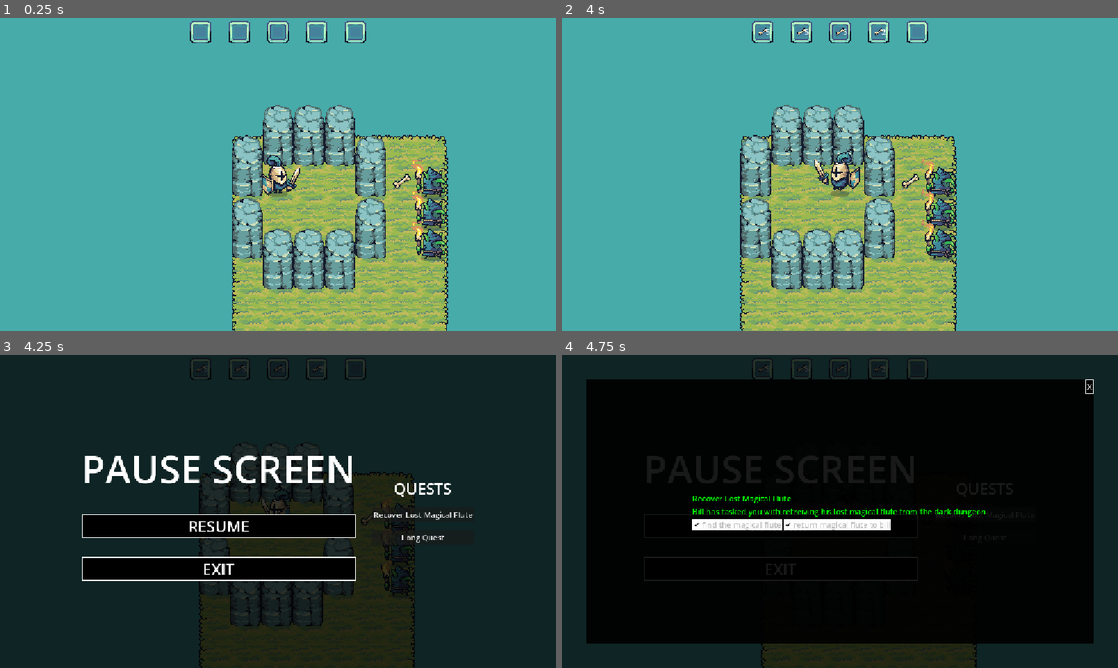
Above: before the commit, frames 1-4 (two rows, left to right).
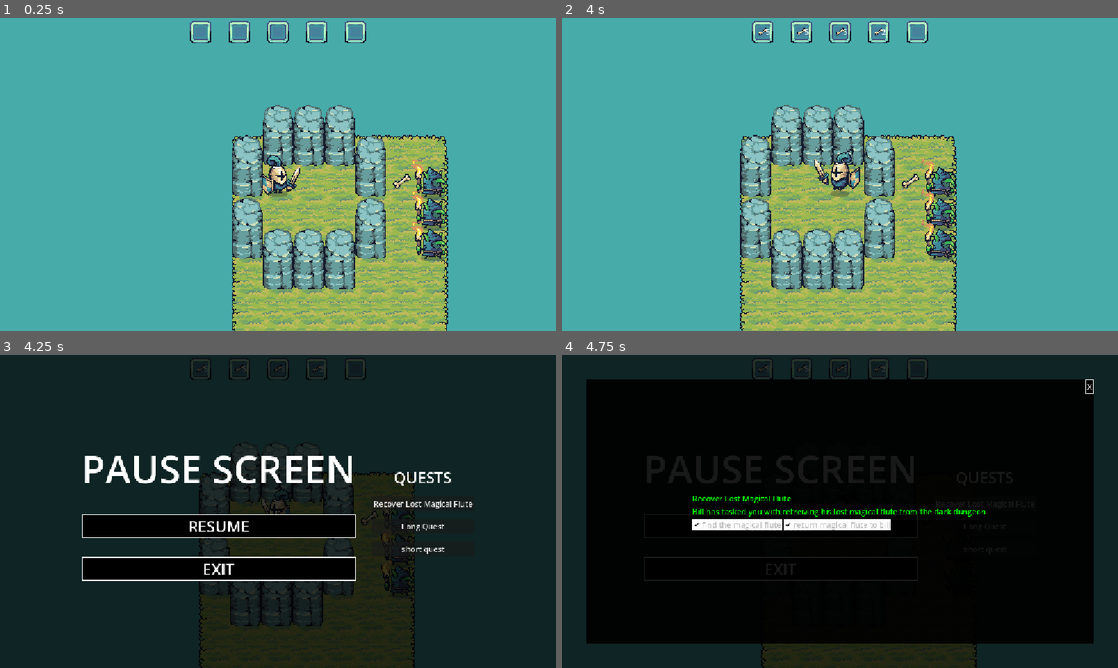
Above: after the commit, the same moments.

Repository: EvilSnowflake/Doctoral
Game: Godot game, scene res://scenes/stage.tscn
Same seed, same stepped clock (60 frames per second), same inputs: the game is played once before the commit and once after it.
Inputs (mouse positions are in pixels of both pictures, inside the frame that each line leads up to):
- Up to frame 1 (0.25 s): no input
- Up to frame 2 (4 s): move the mouse to (962, 158) at 0.52 s; hold D (Right) 0.53-1.28 s; hold J (test) 0.53-1.28 s; click (962, 158) at 0.67 s; move the mouse to (728, 190) at 1.27 s; hold S (Down) 1.28-2.03 s; tap Space (Interact) at 1.35, 3.6 s; tap J (test) at 1.55, 2.85 s; move the mouse to (895, 105) at 2.02 s; hold D (Right) 2.03-2.78 s; hold J (test) 2.03-2.78 s; move the mouse to (812, 237) at 2.77 s; hold W (Up) 2.78-3.53 s; click (812, 237) at 2.92 s; move the mouse to (1006, 221) at 3.52 s; hold A (Left) from 3.53 s (still down); hold J (test) from 3.53 s (still down)
- Up to frame 3 (4.25 s): keep holding A (Left); keep holding J (test); tap Escape (Escape) at 4.15 s
- Up to frame 4 (4.75 s): release A (Left) at 4.25 s; release J (test) at 4.25 s; click "Recover Lost Magical Flute" at 4.25 s

Frames 1-2 are identical in both runs. In frame 3, 0.9% of the frame differs, in the area x 67-86%, y 37-64%; in frame 4, less than 0.1%.

Commit message:
Added updated quest
Added a way for the quest menu on the pause menu to be updated by listening to the quest_updated signal and adding the quest taken to the buttons

Diff:
--- a/reality_matter/scripts/global_quest_manager.gd
+++ b/reality_matter/scripts/global_quest_manager.gd
@@ -8,7 +8,7 @@
 
 @warning_ignore("unused_signal")
 ## This signal should be emitted when the player continues a step in a quest
-signal quest_updated(dict: Dictionary)
+signal quest_updated(array_dict: Array[Dictionary])
 
 var quests: Array[Quest]
 var current_quests : Array[Dictionary] = [{
@@ -34,13 +34,15 @@
 
 func update_quest(_title : String, _completed_step: String = "", _is_complete: bool = false) -> void:
 	var quest_index: int = get_quest_index_by_title(_title)
+	var quest_up: Array[Dictionary] = []
 	print_debug("Quest %s updated to %s, with the step: %s" %[_title, str(_is_complete), _completed_step])
 	if quest_index == -1:
 		var new_quest: Dictionary = {"TITLE" = _title, "IS_COMPLETE" = _is_complete, "COMPLETED_STEPS" = []}
 		if _completed_step != "":
 			new_quest["COMPLETED_STEPS"].append(_completed_step)
 		current_quests.append(new_quest)
-		quest_updated.emit(new_quest)
+		quest_up.append(new_quest)
+		#quest_updated.emit([new_quest])
 	else:
 		var q: Dictionary = current_quests[quest_index]
 		if _completed_step != "" and !q["COMPLETED_STEPS"].has(_completed_step):
@@ -49,8 +51,9 @@
 			q["IS_COMPLETE"] = _is_complete
 			if q["IS_COMPLETE"]:
 				give_rewards(find_quest_by_title(q["TITLE"]))
-		quest_updated.emit(q)
-
+		quest_up.append(q)
+		#quest_updated.emit([q])
+	quest_updated.emit(quest_up)
 
 func give_rewards(_q: Quest) -> void:
 	_player_combat_stats.add_experience(_q.reward_xp)
--- a/reality_matter/scripts/pause_menu.gd
+++ b/reality_matter/scripts/pause_menu.gd
@@ -15,12 +15,14 @@
 	#_quest_showcase_scene = load(quest_showcase_path)
 	ex_button.pressed.connect(stop_showcase)
 	var quests: Array[Dictionary] = QuestManager.get_current_quests()
-	for q in quests:
-		#print_debug(q.title)d
-		var quest_button: Button = Button.new()
-		quest_button.text = q["TITLE"]
-		quest_button.pressed.connect(_showcase_quest.bind(q))
-		quest_vbox.add_child(quest_button)
+	_setup_quest_buttons(quests)
+	QuestManager.quest_updated.connect(_setup_quest_buttons)
+	#for q in quests:
+		##print_debug(q.title)d
+		#var quest_button: Button = Button.new()
+		#quest_button.text = q["TITLE"]
+		#quest_button.pressed.connect(_showcase_quest.bind(q))
+		#quest_vbox.add_child(quest_button)
 		#The buttons should open a tooltip that shows the description and the steps required
 
 func get_resume_button() -> Button:
@@ -42,3 +44,17 @@
 	if quest_showcase.has_method("clear_details"):
 		quest_showcase.clear_details()
 	quest_panel.hide()
+
+func _setup_quest_buttons(_current_quests_dict: Array[Dictionary]) -> void:
+	var vbox_ch: Array[Node] = quest_vbox.get_children()
+	for cq in _current_quests_dict:
+		var found: bool = false
+		for _ch in vbox_ch:
+			if cq["TITLE"].to_lower() == _ch.text.to_lower():
+				found = true
+				break
+		if !found:
+			var quest_button: Button = Button.new()
+			quest_button.text = cq["TITLE"]
+			quest_button.pressed.connect(_showcase_quest.bind(cq))
+			quest_vbox.add_child(quest_button)
Not shown, changed: README.md
